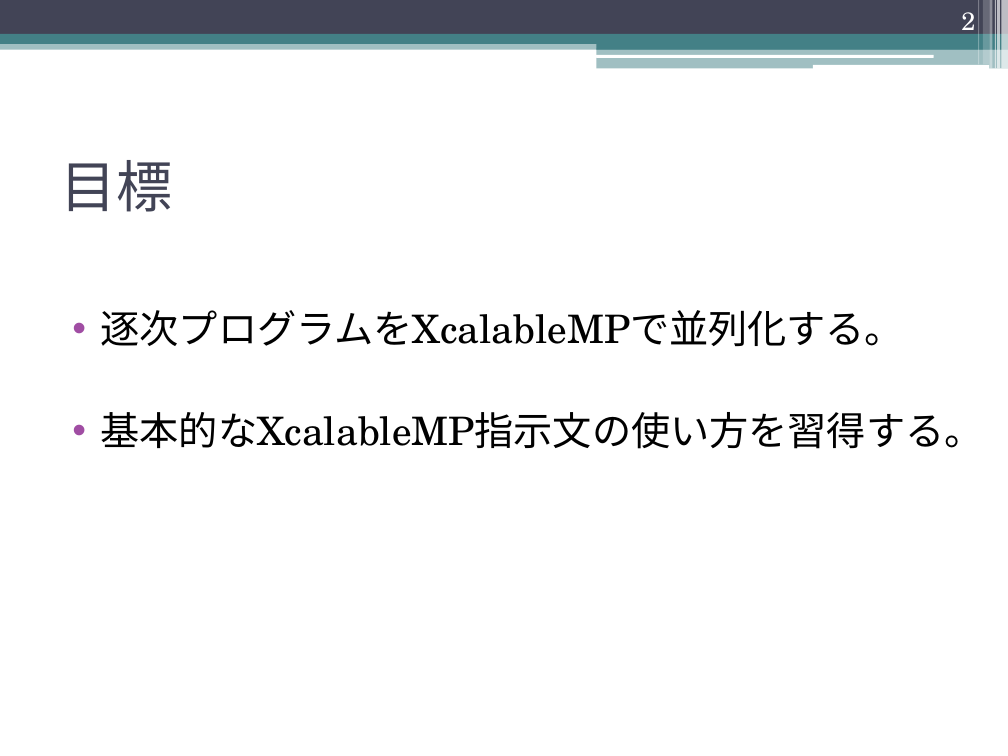
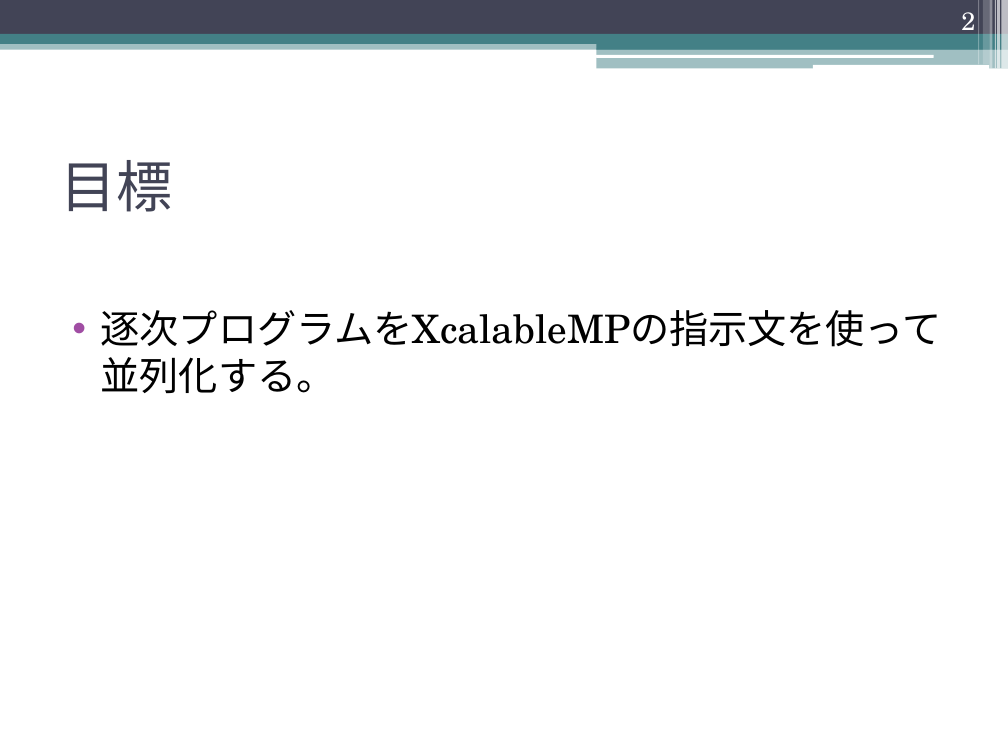
Before and after one commit to XcalableMP/Lecture, a slide deck: slide 2 of beginner/2.globalview.pptx. Drawn at 1008x756 pixels with LibreOffice and Linux fonts; fonts in the diff are those of the drawing. Boxes give left, top, right and bottom in pixels: in the first picture for what was removed or moved away, otherwise in the second. Text is boxed around its words. In the diff, an @@ line names an element or a change of style, - is before the commit and + after.

```diff
--- a/beginner/2.globalview.pptx
+++ b/beginner/2.globalview.pptx
@@ text at (x1=101, y1=310, x2=942, y2=394): text changed @@
-• 逐次プログラムをXcalableMPで並列化する。
-• 基本的なXcalableMP指示文の使い方を習得する。
+• 逐次プログラムをXcalableMPの指示文を使って並列化する。
```
Also in this commit, not shown: 9 other slides changed, 1 slide added, 1 slide removed, 1 other file.
